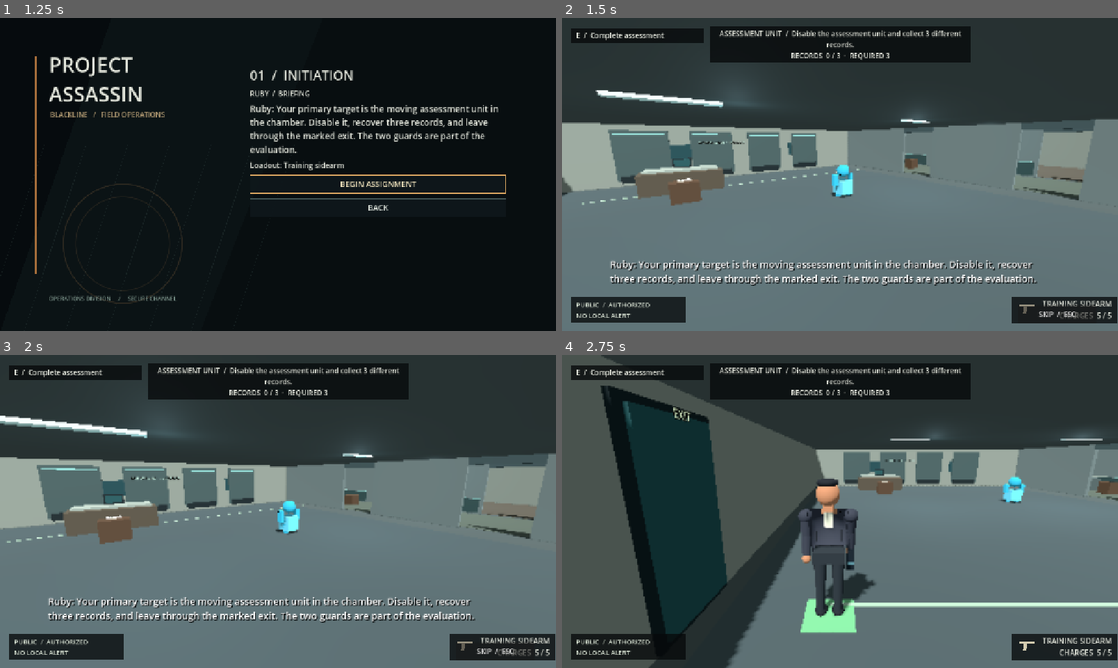
Above: before the commit, frames 1-4 (two rows, left to right).
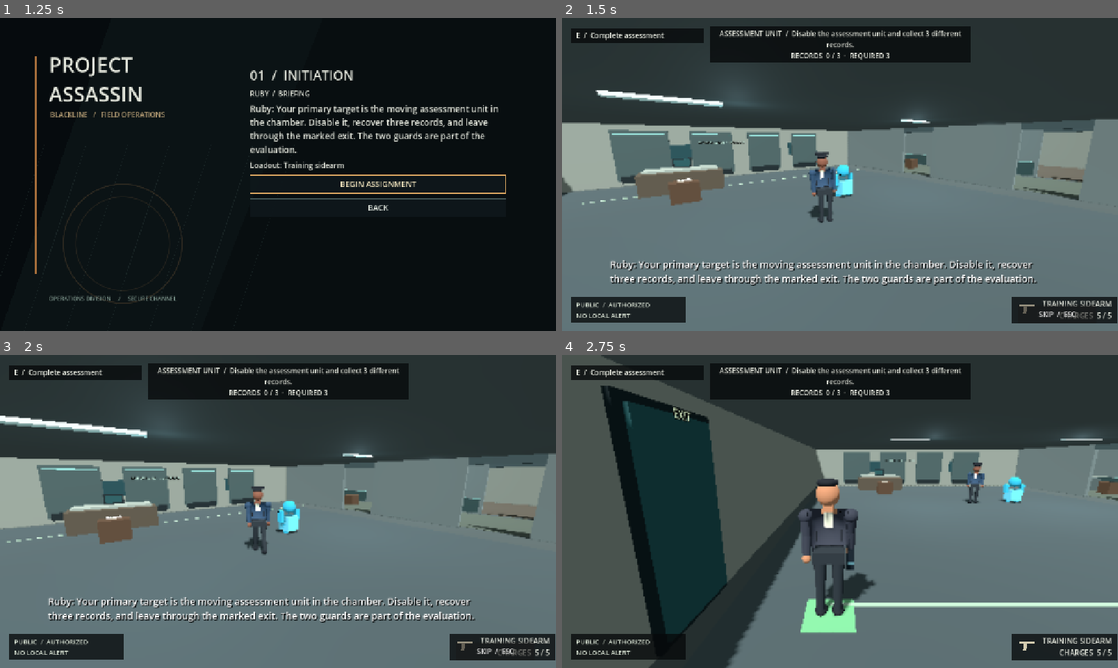
Above: after the commit, the same moments.

Repository: CoolgamerProXD/Stealty-Assasin-redesigned-computing-machine-Beta
Game: Godot game, scene res://scenes/main_menu.tscn
Two runs of this game, one before a commit and one after it. Both use one fixed random seed, a clock stepped at 60 frames per second and the inputs below.
Inputs:
- Up to frame 1 (1.25 s): click "CAMPAIGN / NEXT ASSIGNMENT" at 0.5 s
- Up to frame 2 (1.5 s): click "BEGIN ASSIGNMENT" at 1.25 s
- Up to frame 3 (2 s): no input
- Up to frame 4 (2.75 s): click "SKIP / ESC" at 2 s

Frame 1 is identical in both runs. In frame 2, 0.7% of the frame differs, in the area x 44-50%, y 42-66%; in frame 3, 0.7%; in frame 4, 0.3%.
Error before the commit: Parse Error: Identifier "warning_area" not declared in the current scope. (res://scripts/npc/npc.gd:288)

Commit message:
Fix active trespass pulse guard variable names [windows]
Co-authored-by: arena-agent <297053741+arena-agent@users.noreply.github.com>

Diff:
--- a/scripts/npc/npc.gd
+++ b/scripts/npc/npc.gd
@@ -285,7 +285,7 @@
   if alert_pulse_clock <= 0.0:
    # Alert animations may be used elsewhere, but security only fires at a
    # currently known trespasser and only while the player is still inside.
-   if not warning_area.is_empty() and trespass_grace <= 0.0 and _player_access_area() == warning_area:
+   if alert_remaining > 0.0 and warning_remaining <= 0.0 and not AccessRules.can_enter(player.role, _player_access_area()):
     _fire_alert_pulse()
    alert_pulse_clock = 1.4
  if person:
